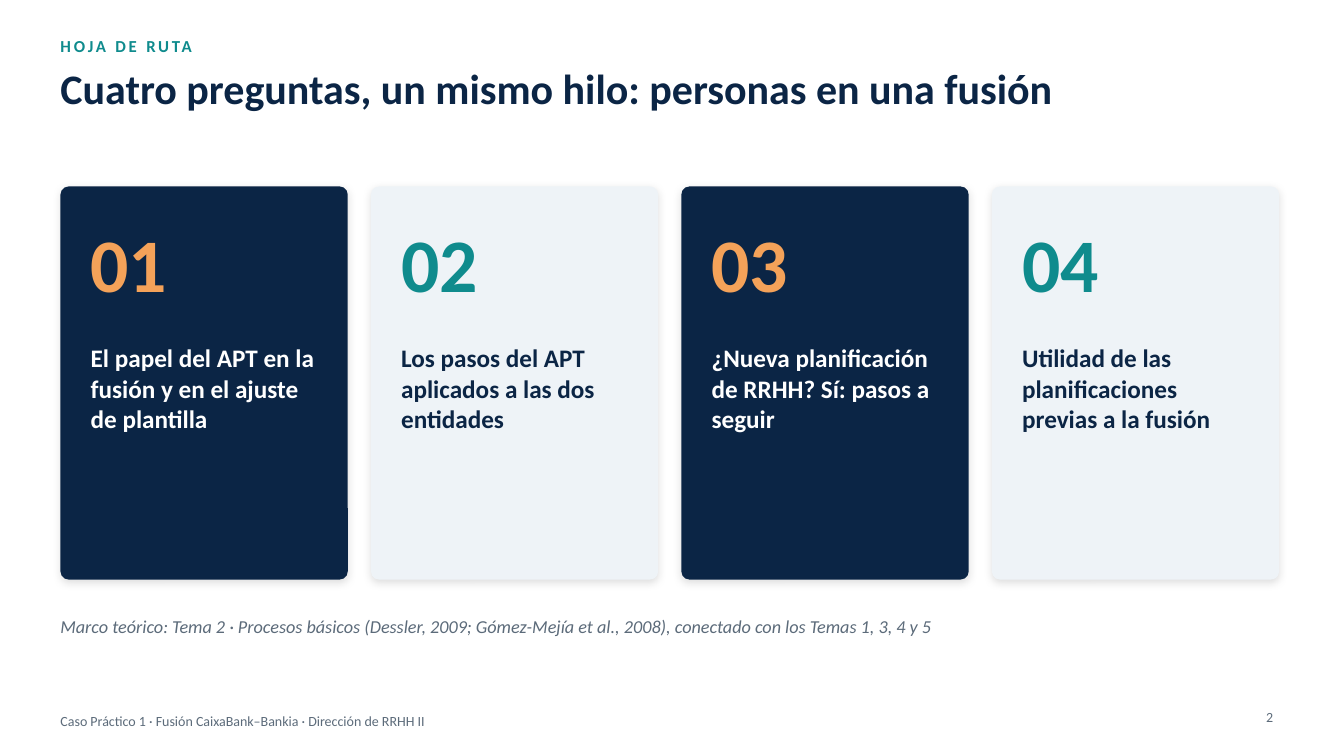
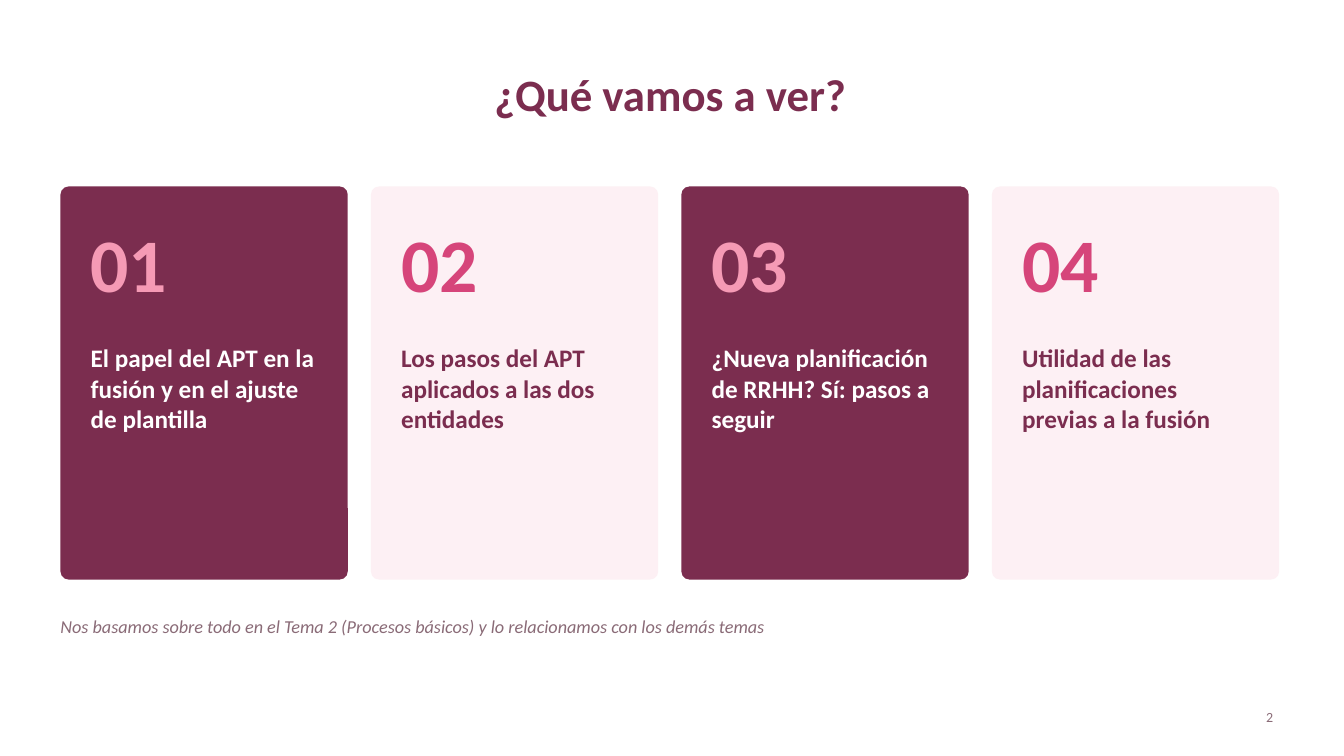
Before and after one commit to germancoortes/Ascensor, a slide deck: slide 2 of caso_caixabank_bankia/Presentacion_Fusion_CaixaBank_Bankia.pptx. Drawn at 1344x756 pixels with LibreOffice and Linux fonts; fonts in the diff are those of the drawing. Boxes give left, top, right and bottom in pixels: in the first picture for what was removed or moved away, otherwise in the second. Text is boxed around its words. In the diff, an @@ line names an element or a change of style, - is before the commit and + after.

```diff
--- a/caso_caixabank_bankia/Presentacion_Fusion_CaixaBank_Bankia.pptx
+++ b/caso_caixabank_bankia/Presentacion_Fusion_CaixaBank_Bankia.pptx
@@ text removed at [60, 30, 968, 60] @@
-HOJA DE RUTA
@@ title removed at [60, 74, 1052, 111] @@
-Cuatro preguntas, un mismo hilo: personas en una fusión
@@ title added at [494, 80, 846, 119], 32 pt, text #7B2D4F, bold @@
+¿Qué vamos a ver?
@@ rounded rectangle at [60, 187, 348, 580]: fill #0B2545 to #7B2D4F; shadow off @@
@@ rounded rectangle at [371, 187, 658, 580]: fill #EEF3F7 to #FDF0F4; shadow off @@
@@ rounded rectangle at [682, 187, 969, 580]: fill #0B2545 to #7B2D4F; shadow off @@
@@ rounded rectangle at [992, 187, 1279, 580]: fill #EEF3F7 to #FDF0F4; shadow off @@
@@ text "01" at [91, 242, 168, 293]: text colour #F4A259 to #F59AB5 @@
@@ text "02" at [401, 242, 478, 293]: text colour #0F8B8D to #D6457A @@
@@ text "03" at [712, 242, 789, 293]: text colour #F4A259 to #F59AB5 @@
@@ text "04" at [1022, 242, 1099, 293]: text colour #0F8B8D to #D6457A @@
@@ text "Los pasos del APT aplicados ..." at [401, 349, 594, 428]: text colour #0B2545 to #7B2D4F @@
@@ text "Utilidad de las planificaciones previas ..." at [1022, 349, 1210, 432]: text colour #0B2545 to #7B2D4F @@
@@ text at [60, 620, 764, 636]: text changed; text colour #5C6B7A to #8A6B77 @@
-Marco teórico: Tema 2 · Procesos básicos (Dessler, 2009; Gómez-Mejía et al., 2008), conectado con los Temas 1, 3, 4 y 5
+Nos basamos sobre todo en el Tema 2 (Procesos básicos) y lo relacionamos con los demás temas
@@ text removed at [60, 716, 425, 726] @@
-Caso Práctico 1 · Fusión CaixaBank–Bankia · Dirección de RRHH II
@@ page number at [1266, 713, 1273, 722]: text colour #5C6B7A to #8A6B77 @@
```
Also in this commit, not shown: 20 other slides changed, 1 slide added, 2 slides removed, 6 other files.
